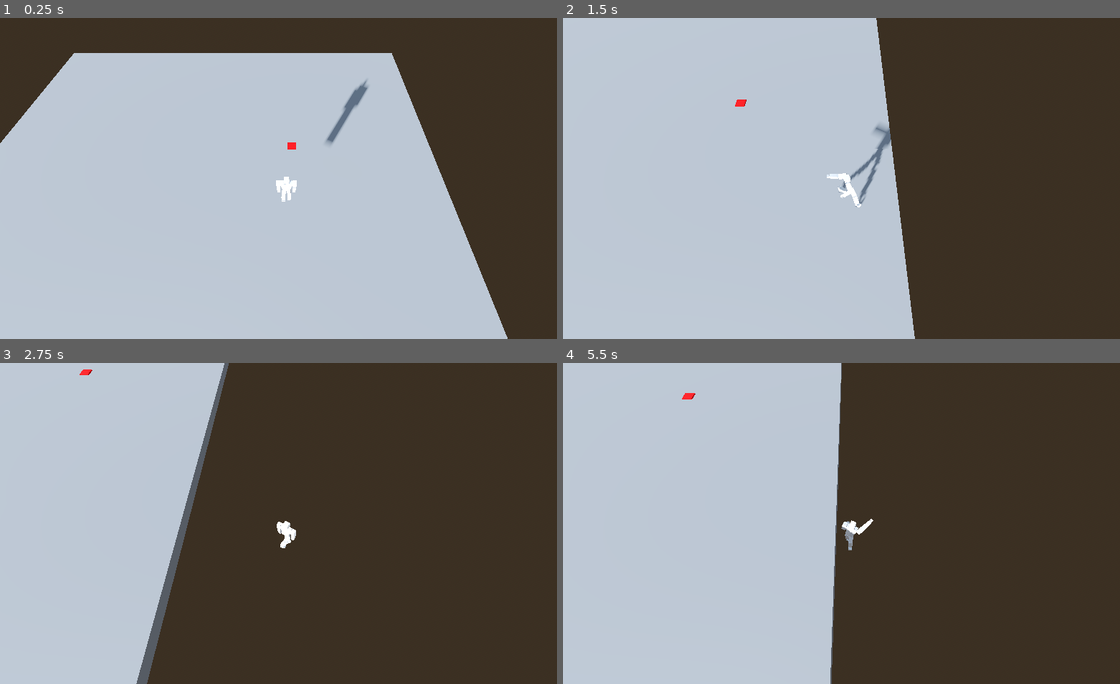
Above: before the commit, frames 1-4 (two rows, left to right).
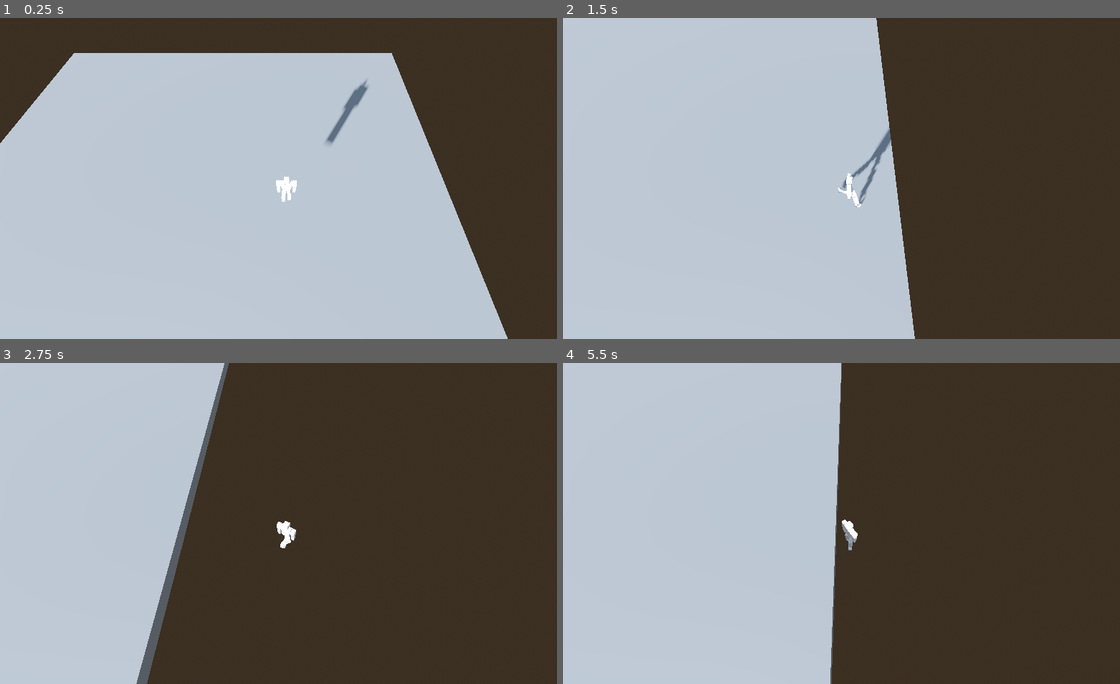
Above: after the commit, the same moments.

Repository: DunceHammer/outlaw-city-reborn-squared
Game: Godot game, scene res://Maps/map_development.tscn
Two runs of this game, one before a commit and one after it. Both use one fixed random seed, a clock stepped at 60 frames per second and the inputs below.
Inputs (mouse positions are in pixels of both pictures, inside the frame that each line leads up to):
- Up to frame 1 (0.25 s): no input
- Up to frame 2 (1.5 s): move the mouse to (975, 162) at 0.52 s; hold D 0.53-1.28 s; hold Space 0.53-1.28 s; move the mouse to (735, 194) at 1.27 s; hold S from 1.28 s (still down); tap Space at 1.35 s
- Up to frame 3 (2.75 s): tap Space at 1.52, 1.82 s; move the mouse to (345, 452) at 2.02 s; release S at 2.03 s; hold D from 2.03 s (still down); hold Space from 2.03 s (still down)
- Up to frame 4 (5.5 s): move the mouse to (819, 587) at 2.77 s; release D at 2.78 s; release Space at 2.78 s; hold W 2.78-3.53 s; tap Space at 2.85, 3.02, 3.32, 4.35, 4.52, 4.82 s; move the mouse to (1019, 571) at 3.52 s; hold Space 3.53-4.28 s; hold A 3.53-5.03 s; move the mouse to (679, 475) at 4.27 s; move the mouse to (880, 523) at 5.02 s; hold S from 5.03 s (still down); hold Space from 5.03 s (still down)

The runs differ from the first frame. In frame 1, less than 0.1% of the frame differs, in the area x 51-54%, y 38-41%; in frame 2, 0.2%, in the area x 30-59%, y 25-57%; in frame 3, less than 0.1%; in frame 4, 0.2%.

Commit message:
Trim the fat, get rid of experimental stuff

Diff:
--- a/Maps/map_development.tscn
+++ b/Maps/map_development.tscn
@@ -1,7 +1,6 @@
-[gd_scene load_steps=11 format=3 uid="uid://b16mdqiny05d5"]
+[gd_scene load_steps=10 format=3 uid="uid://b16mdqiny05d5"]
 
 [ext_resource type="PackedScene" uid="uid://k4aky2wyyeb8" path="res://Prefabs/PlayerCharacter/PlayerCharacter.tscn" id="1_2hkgx"]
-[ext_resource type="PackedScene" uid="uid://ccvajl0ibt7ci" path="res://Prefabs/DemoTrap/DemoTrap.tscn" id="2_tak7w"]
 [ext_resource type="AnimationLibrary" uid="uid://b0gha3a34qalp" path="res://Models/SK_BaseHuman/Animations/ALIB_BaseHuman_Torso.res" id="3_n44iw"]
 [ext_resource type="PackedScene" uid="uid://bcq47bwn1demc" path="res://Models/SK_BaseHuman/Animations/ANIM_BaseHuman_Idle.glb" id="4_kv3ew"]
 
@@ -56,9 +55,6 @@
 transform = Transform3D(1, 0, 0, 0, 1, 0, 0, 0, 1, 125.194, -10.1217, 14.5385)
 shape = SubResource("BoxShape3D_payc8")
 
-[node name="DemoTrap" parent="." instance=ExtResource("2_tak7w")]
-transform = Transform3D(1, 0, 0, 0, 1, 0, 0, 0, 1, -9.03558, 0.5, 6.67613)
-
 [node name="AnimationPlayer" type="AnimationPlayer" parent="."]
 libraries = {
 "ALIB_BaseHuman_Torso": ExtResource("3_n44iw")
--- a/Prefabs/PlayerAnimHandler/PlayerAnimHandler.gd
+++ b/Prefabs/PlayerAnimHandler/PlayerAnimHandler.gd
@@ -5,13 +5,12 @@
 @export var library_legs  : AnimationLibrary = null
 
 
-var pchar = null
-var last_state = null
+var player_character = null
 
 
 func _ready():
 	# big bug potential here if the character is not the direct parent
-	pchar = get_parent()
+	player_character = get_parent()
 
 	if library_torso:
 		$AnimPlayer_Torso.libraries = { "" : library_torso }
@@ -21,13 +20,7 @@
 
 
 func _process(delta):
-	if pchar.is_moving:
+	if player_character.is_moving:
 		$AnimPlayer_Legs.play("Run")
 	else:
 		$AnimPlayer_Legs.play("Idle")
-
-	if pchar.action_state != last_state:
-		last_state = pchar.action_state
-		print(pchar.action_state)
-		$AnimPlayer_Torso.play(pchar.action_state[3])
-		print("playing " + pchar.action_state[3])
--- a/Prefabs/PlayerCharacter/PlayerCharacter.gd
+++ b/Prefabs/PlayerCharacter/PlayerCharacter.gd
@@ -2,21 +2,13 @@
 
 
 const MOVEMENT_SPEED = 500.0
-const JUMP_VELOCITY = 4.5
 const GRAVITY = 20.0
 const RAYCAST_LENGTH = 1000.0
-
-
-const ACTION_STATE_IDLE = [0, 0, 0, "Idle"]
-const ACTION_STATE_PUNCH = [0, 1, 2, "Punch"]
 
 
 var is_moving = false
 var legs_target = 0.0
 var legs_rotate_speed = 0.1
-var action_state = ACTION_STATE_IDLE
-var action_clear_timer = 0.0
-var action_cooldown = 0.0
 
 
 # TODO - not hardcode movement keys
@@ -60,11 +52,6 @@
 		$Swivel.global_transform.basis = Basis().rotated(Vector3(0, 1, 0), new_rotation.y)
 
 
-func handle_action_input():
-	if Input.is_key_pressed(KEY_SPACE):
-		attempt_action(ACTION_STATE_PUNCH)
-
-
 func determine_legs_target():
 	if not is_moving:
 		legs_target = rad_to_deg($Swivel.rotation.y)
@@ -88,51 +75,12 @@
 		legs_rotate_speed = 0.1
 
 
-func attempt_action(action: Array):
-	if action_state != ACTION_STATE_IDLE or action_cooldown > 0.0:
-		return
-
-	do_action(action)
-
-
-func do_action(action: Array):
-	action_state = action
-	action_clear_timer = action[1]
-	action_cooldown = action[2]
-
-
-func update_action_timer(delta):
-	action_cooldown -= delta
-
-	if action_clear_timer <= 0.0:
-		return
-
-	action_clear_timer -= delta
-	if action_clear_timer <= 0.0:
-		action_state = ACTION_STATE_IDLE
-		action_clear_timer = 0.0
-
-
 func rotate_legs(delta):
 	$Legs.rotation.y = lerp_angle($Legs.rotation.y, deg_to_rad(legs_target), legs_rotate_speed * (delta * 50))
 
 
-func initialize():
-	$HealthComponent.connect("died", on_died, 0)
-	$HealthComponent.connect("damaged", on_damaged, 0)
-
-
-func on_died():
-	print("Player died")
-
-
-func on_damaged(damage_amount: int):
-	print("Player took " + str(damage_amount) + " damage")
-	print("Player health: " + str($HealthComponent.health))
-
-
 func _ready():
-	initialize()
+	pass
 
 
 func _physics_process(delta):
@@ -141,8 +89,6 @@
 
 	handle_movement_input(delta)
 	handle_mouse_input()
-	handle_action_input()
 	determine_legs_target()
 	rotate_legs(delta)
-	update_action_timer(delta)
 	move_and_slide()
--- a/Prefabs/PlayerCharacter/PlayerCharacter.tscn
+++ b/Prefabs/PlayerCharacter/PlayerCharacter.tscn
@@ -1,8 +1,7 @@
-[gd_scene load_steps=9 format=3 uid="uid://k4aky2wyyeb8"]
+[gd_scene load_steps=8 format=3 uid="uid://k4aky2wyyeb8"]
 
 [ext_resource type="Script" path="res://Prefabs/PlayerCharacter/PlayerCharacter.gd" id="1_p62v6"]
 [ext_resource type="Script" path="res://Prefabs/PlayerAnimHandler/PlayerAnimHandler.gd" id="2_cuim5"]
-[ext_resource type="Script" path="res://Components/HealthComponent/HealthComponent.gd" id="2_tpwkx"]
 [ext_resource type="PackedScene" uid="uid://cby66chso83cc" path="res://Models/SK_BaseHuman/SK_BaseHuman_Torso.glb" id="3_jo81g"]
 [ext_resource type="AnimationLibrary" uid="uid://b0gha3a34qalp" path="res://Models/SK_BaseHuman/Animations/ALIB_BaseHuman_Torso.res" id="3_wgyf0"]
 [ext_resource type="PackedScene" uid="uid://ujm4vy1eea0m" path="res://Models/SK_BaseHuman/SK_BaseHuman_Legs.glb" id="4_bofic"]
@@ -27,9 +26,6 @@
 root_node = NodePath("../../Legs/SK_BaseHuman_Legs")
 playback_default_blend_time = 1.0
 
-[node name="HealthComponent" type="Node" parent="."]
-script = ExtResource("2_tpwkx")
-
 [node name="Hitbox" type="CollisionShape3D" parent="."]
 transform = Transform3D(1, 0, 0, 0, 1, 0, 0, 0, 1, 0, 1.79833, 0)
 shape = SubResource("BoxShape3D_6s0q4")
